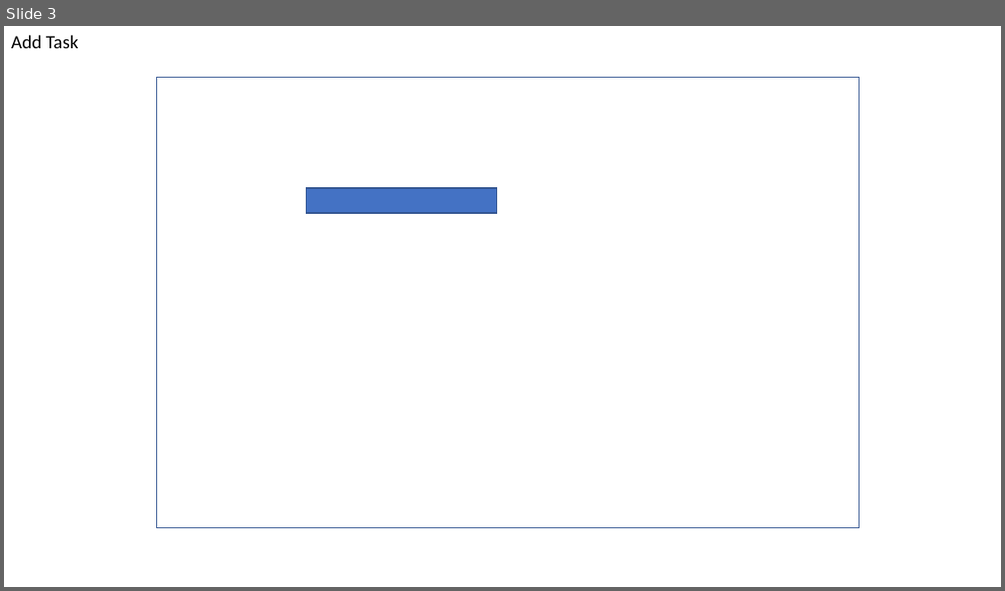
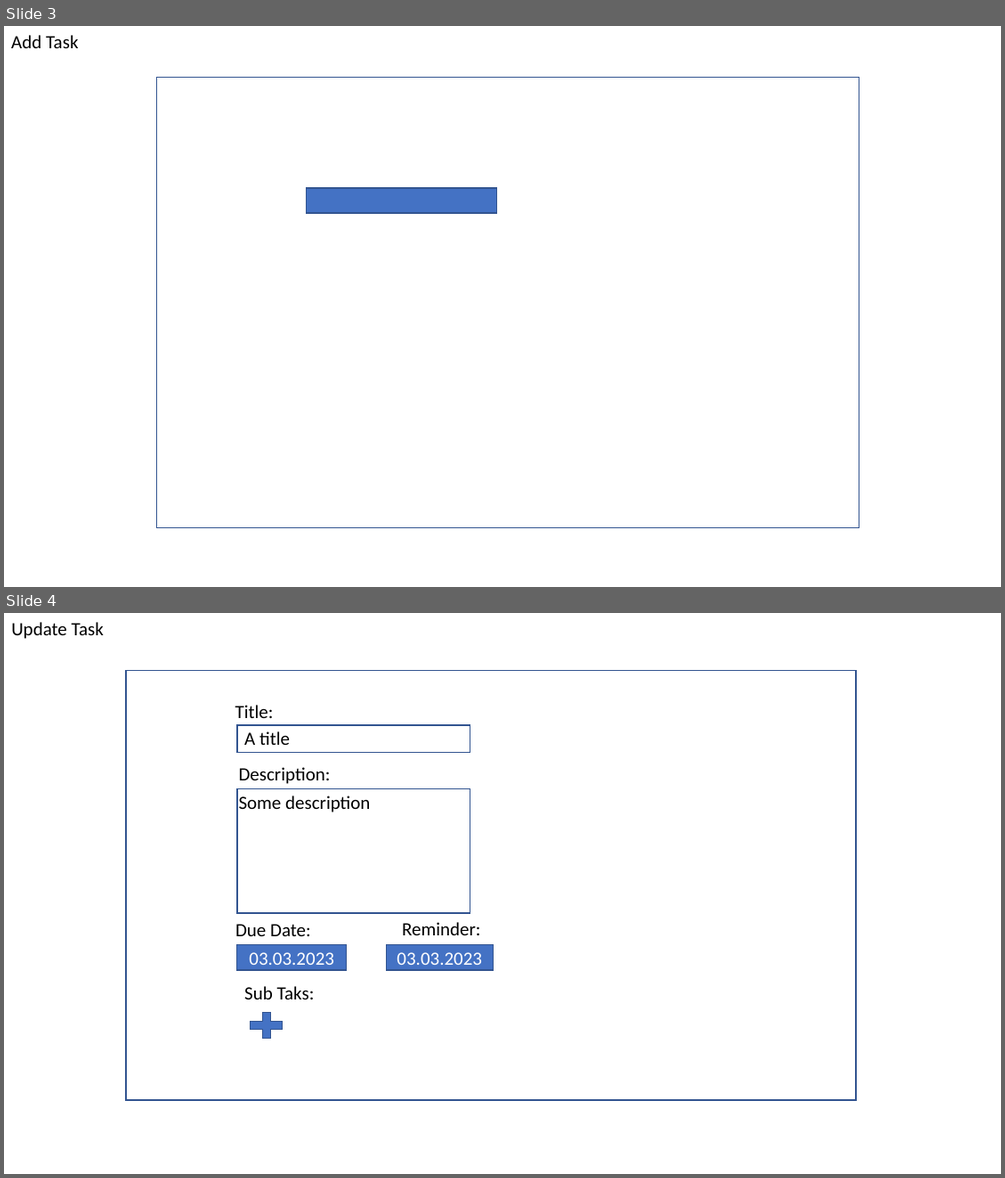
Before and after one commit to fgervasi-cell/Programmentwurf_ASE, a slide deck: mockup.pptx. Shown one above the other, each under a label of ours: slide 3 before the commit, slides 3 and 4 after it. The pictures are 1005x591 and 1005x1178 pixels, drawn with LibreOffice and Linux fonts; fonts in the diff are those of the drawing. Boxes give left, top, right and bottom in pixels: in the first picture for what was removed or moved away, otherwise in the second. Text is boxed around its words. In the diff, an @@ line names an element or a change of style, - is before the commit and + after.

```diff
--- a/mockup.pptx
+++ b/mockup.pptx
@@ slide 4 added at (4,613,1001,1174), background #FFFFFF @@
@@ text added at (11,622,104,639), 18 pt, text #000000 @@
+Update Task
@@ rectangle added at (126,670,856,1100), outline #325491 1 pt @@
@@ text added at (235,705,274,718), 18 pt, text #000000 @@
+Title:
@@ rectangle added at (237,725,470,753), outline #325491 1 pt @@
@@ text added at (244,731,290,745), 18 pt, text #000000 @@
+A title
@@ text added at (239,767,331,784), 18 pt, text #000000 @@
+Description:
@@ rectangle added at (237,788,470,913), outline #325491 1 pt @@
@@ text added at (239,795,370,812), 18 pt, text #000000 @@
+Some description
@@ text added at (235,924,311,936), 18 pt, text #000000 @@
+Due Date:
@@ text added at (402,922,480,935), 18 pt, text #000000 @@
+Reminder:
@@ rectangle added at (237,944,347,970), fill #4472C4, outline #325491 1 pt, 18 pt, text #FFFFFF @@
+03.03.2023
@@ rectangle added at (386,944,493,970), fill #4472C4, outline #325491 1 pt, 18 pt, text #FFFFFF @@
+03.03.2023
@@ text added at (244,986,315,999), 18 pt, text #000000 @@
+Sub Taks:
@@ plus sign added at (245,1007,288,1042), fill #4472C4, outline #325491 1 pt @@
```
Also in this commit, not shown: 6 other files.
